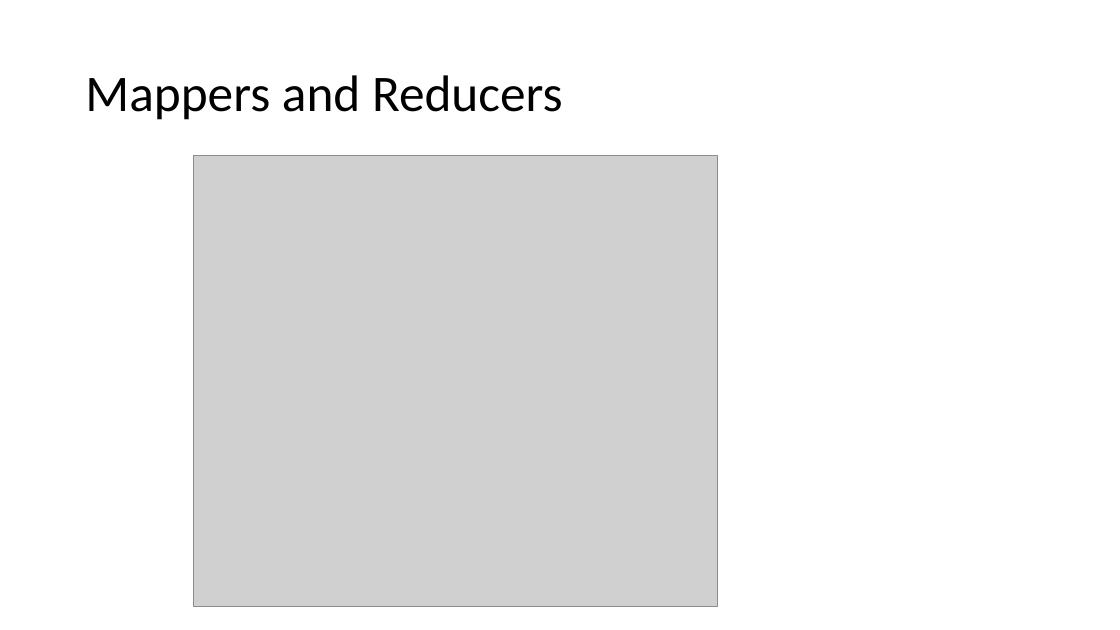
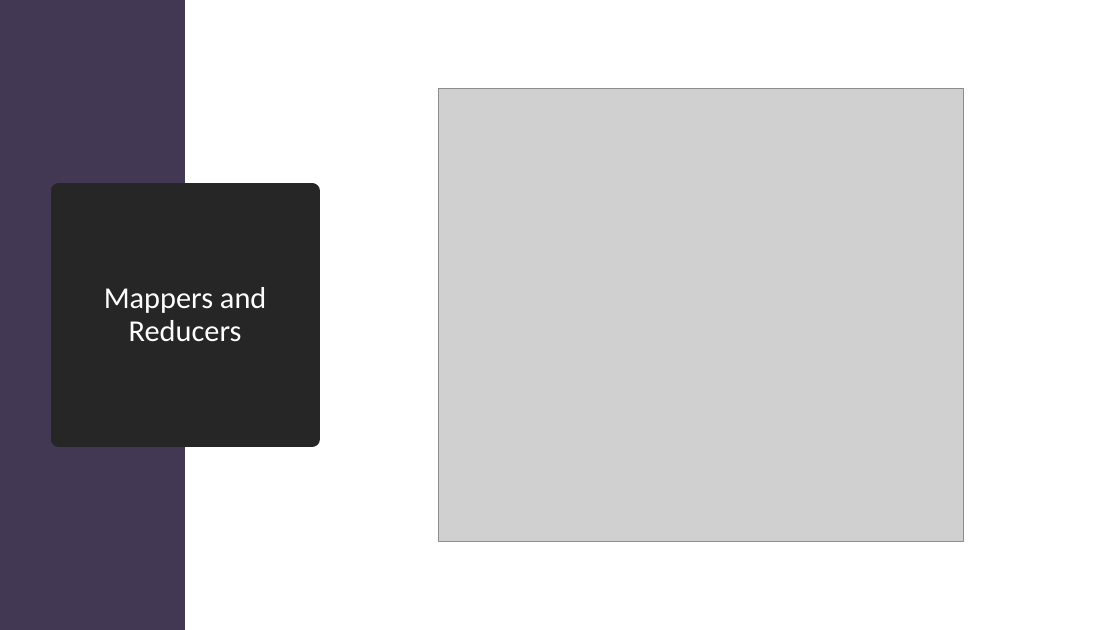
Before and after one commit to marilynwaldman/course, a slide deck: slide 10 of Hadoop/05-MapReduce.pptx (slide 9 before the commit). Drawn at 1120x630 pixels with LibreOffice and Linux fonts; fonts in the diff are those of the drawing; grey boxes stand for pictures. Boxes give left, top, right and bottom in pixels: in the first picture for what was removed or moved away, otherwise in the second. Text is boxed around its words. In the diff, an @@ line names an element or a change of style, - is before the commit and + after.

```diff
--- a/Hadoop/05-MapReduce.pptx
+++ b/Hadoop/05-MapReduce.pptx
@@ rectangle added at (0, 0, 185, 630), fill #423854 @@
@@ picture: place and size @@
-picture at (193, 155, 717, 607)
+picture at (439, 88, 964, 541)
@@ title "Mappers and Reducers": place and size @@
-title "Mappers and Reducers" at (85, 75, 563, 120)
+title "Mappers and Reducers" at (59, 191, 312, 439)
@@ title "Mappers and Reducers" at (59, 191, 312, 439): size 44 to 26 pt, text colour #000000 to #FFFFFF; alignment left to centre; fill none to #262626; outline none to #262626 13.75 pt @@
```
Also in this commit, not shown: 8 other slides changed, 2 slides added, 1 slide removed, 3 other files.
